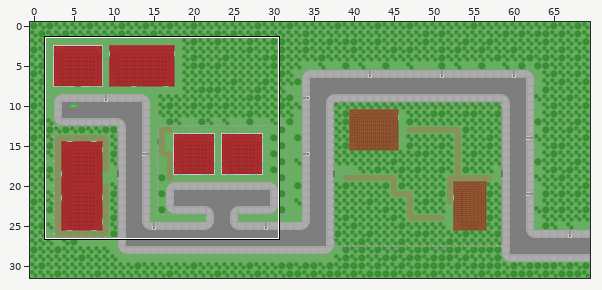
Tiled map (JSON): maps/Map1.json. The first picture is a wide view before the edit; the outline marks the close-up.
Close-up. First the earlier version:
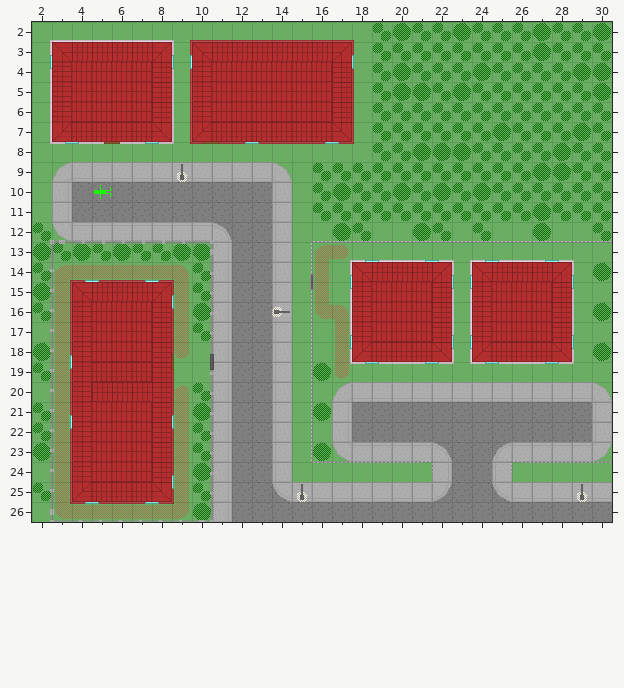
Cells are 20x20 px. Shown: x 2..30, y 2..26. The commit also changed other parts of the map, which this record leaves out. Layer "FloorGround/WallsDetail" is drawn -10,-10 px off the grid.
The same view after the edit:
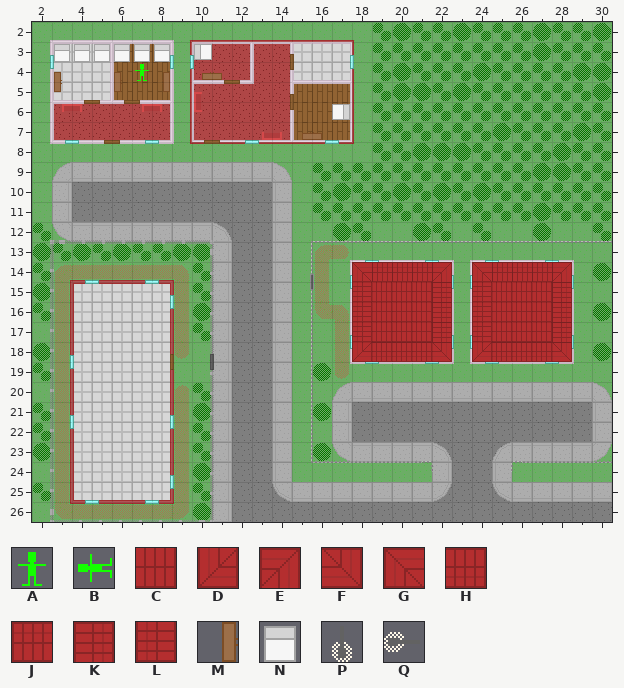
Key: from "TilesetGround": A 58 "Player", B 58 turned 270 "Player", C 59 "Roof1", D 61 "RoofCornerOut1", E 61 turned 180 "RoofCornerOut1", F 61 turned 270 "RoofCornerOut1", G 61 turned 90 "RoofCornerOut1", H 62 "RoofSide1", J 62 turned 180 "RoofSide1", K 62 turned 270 "RoofSide1", L 62 turned 90 "RoofSide1", M 68 turned 270 "Closet1", N 69 "Bed1", P 99 "LightPost1", Q 99 turned 90 "LightPost1".
_ is an empty cell.
Change:
Layer "FloorGround/GroundDetail":
Tile N now appears in row 3 at x 3 to 6 and 8.
Layer "FloorGround/WallsDetail":
Tile M now appears in row 5 at x 6.
The edit erases tile M in row 4 at x 6.
Layer "FloorGround/Roof" (now hidden):
The edit erases tile C in rows 4 to 6 at x 4 to 7 and 11 to 16; in rows 16 to 18 at x 5 to 7; in rows 21 to 24 at x 5 to 7.
The edit erases tile D in row 7 at x 3 and 10; in row 25 at x 4.
The edit erases tile E in row 3 at x 8 and 17; in row 15 at x 8.
The edit erases tile F in row 7 at x 8 and 17; in row 25 at x 8.
The edit erases tile G in row 3 at x 3 and 10; in row 15 at x 4.
The edit erases tile H in row 7 at x 4 to 7 and 11 to 16; in row 19 at x 5 to 7; in row 25 at x 5 to 7.
The edit erases tile J in row 3 at x 4 to 7 and 11 to 16; in row 15 at x 5 to 7; in row 20 at x 5 to 7.
The edit erases tile K in rows 4 to 6 at x 8 and 17; in rows 16 to 24 at x 8.
The edit erases tile L in rows 4 to 6 at x 3 and 10; in rows 16 to 24 at x 4.
The edit erases tile P in row 9 at x 9; in row 25 at x 15 and 29.
The edit erases tile Q in row 16 at x 14.
Layer "Actors":
Tile A now appears in row 4 at x 7.
The edit erases tile B in row 10 at x 5.
Changed places in both close-ups, as pixel boxes (x1, y1, x2, y2):
changed: (52, 42, 172, 142)
removed: (192, 42, 352, 142)
removed: (177, 164, 187, 182)
removed: (94, 185, 111, 199)
removed: (72, 282, 172, 502)
removed: (272, 307, 290, 317)
removed: (297, 484, 307, 502)
removed: (577, 484, 587, 502)
